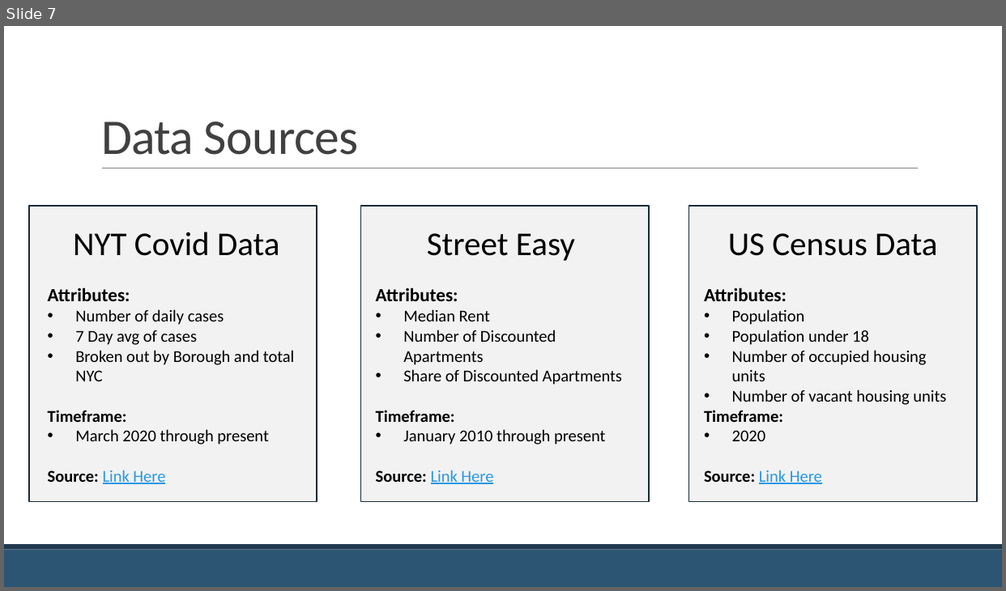
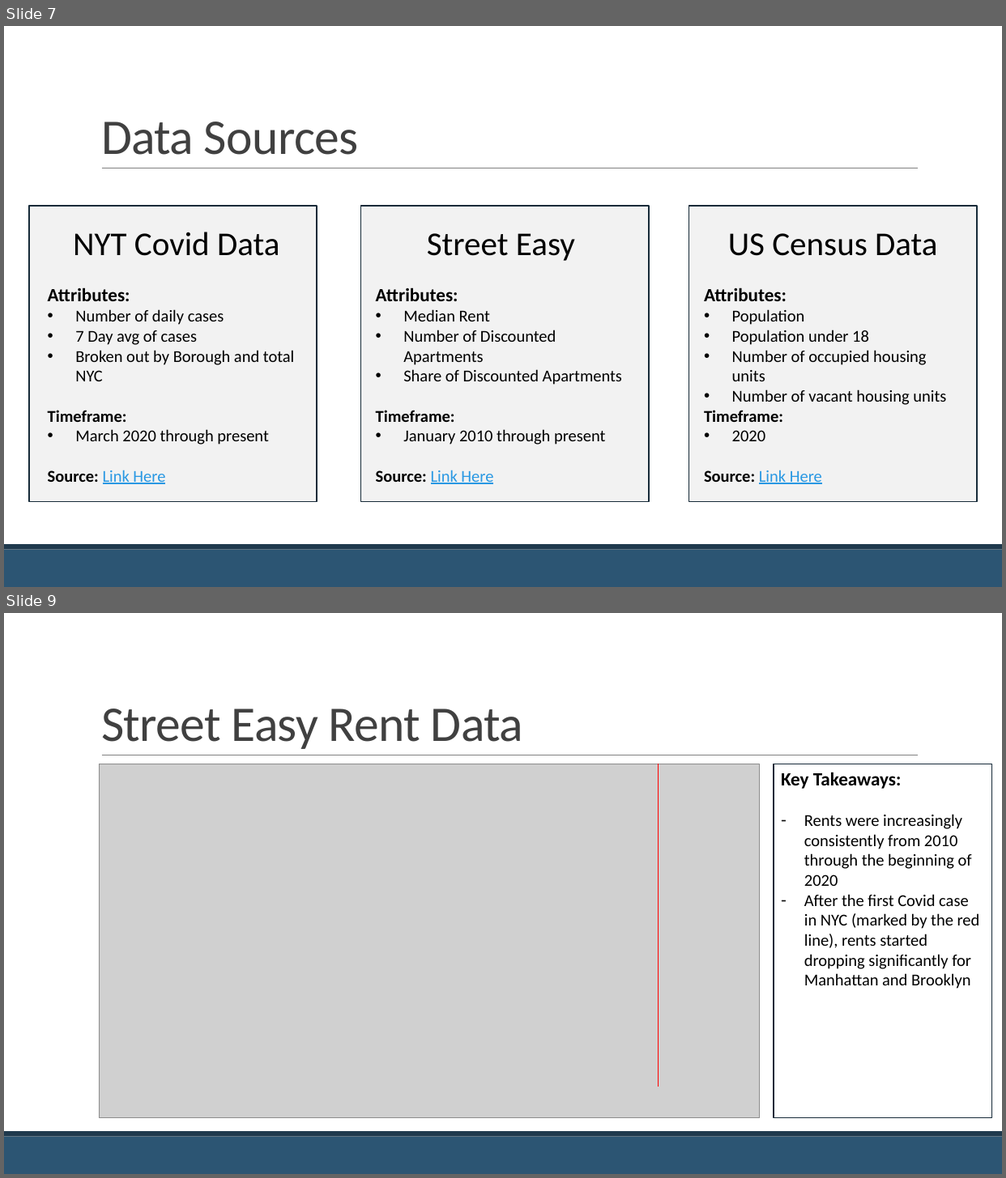
Before and after one commit to jackcopeland11/nyc_apartment_rent_analysis, a slide deck: Covid-19 and the NYC Apartment Market.pptx. Shown one above the other, each under a label of ours: slide 7 before the commit, slides 7 and 9 after it; the slides between them are not shown. The pictures are 1006x591 and 1006x1178 pixels, drawn with LibreOffice and Linux fonts; fonts in the diff are those of the drawing; grey boxes stand for pictures. Boxes give left, top, right and bottom in pixels: in the first picture for what was removed or moved away, otherwise in the second. Text is boxed around its words. In the diff, an @@ line names an element or a change of style, - is before the commit and + after.

```diff
--- a/Covid-19 and the NYC Apartment Market.pptx
+++ b/Covid-19 and the NYC Apartment Market.pptx
@@ slide 9 added at [4,613,1002,1174], background #FFFFFF; not listed: 3 template elements that a slide beside it also shows @@
@@ title added at [101,709,523,749], 48 pt, text #404040 @@
+Street Easy Rent Data
@@ picture added at [99,764,760,1118] @@
@@ line added from (658, 764) to (658, 1087), #FF0000 1 pt @@
@@ rectangle added at [774,764,992,1118], fill #FFFFFF, outline #172A39 1 pt, 16 pt, text #000000 @@
+Key Takeaways:
+– Rents were increasingly consistently from 2010 through the beginning of 2020
+– After the first Covid case in NYC (marked by the red line), rents started dropping significantly for Manhattan and Brooklyn
```
Also in this commit, not shown: 1 slide changed, 4 other slides added, 1 slide removed, 7 other files.
